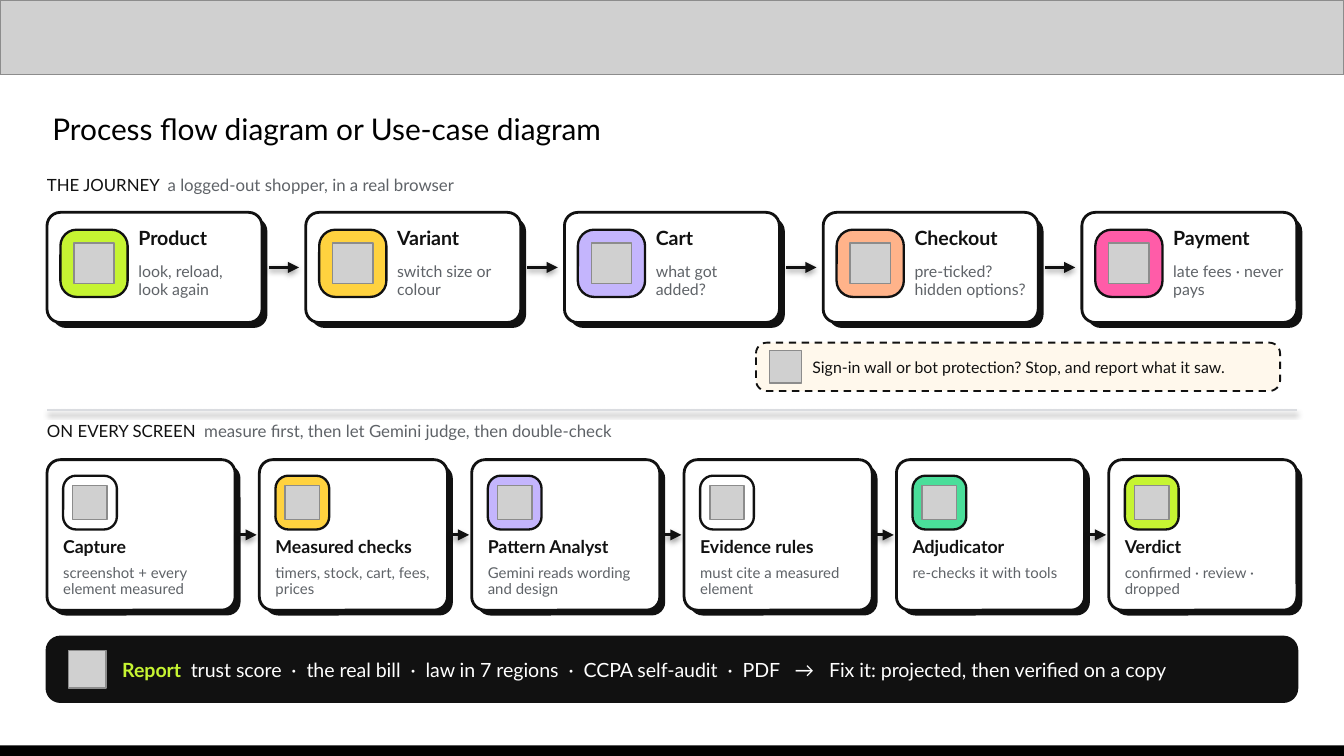
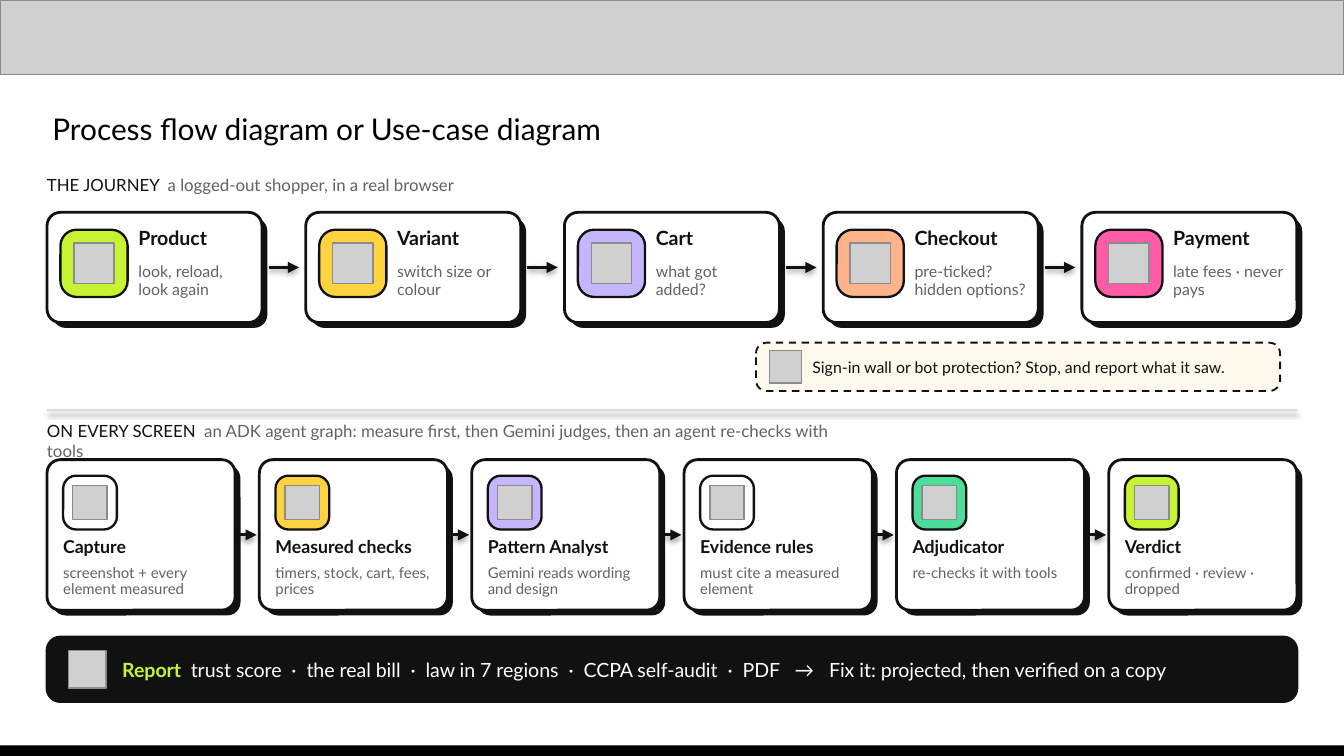
Before and after one commit to saubhagyaashish/shop-honest, a slide deck: slide 5 of Zero Context - Shop Honest - AI Builder Cup.pptx. Drawn at 1344x756 pixels with LibreOffice and Linux fonts; fonts in the diff are those of the drawing; grey boxes stand for pictures. Boxes give left, top, right and bottom in pixels: in the first picture for what was removed or moved away, otherwise in the second. Text is boxed around its words. In the diff, an @@ line names an element or a change of style, - is before the commit and + after.

```diff
--- a/Zero Context - Shop Honest - AI Builder Cup.pptx
+++ b/Zero Context - Shop Honest - AI Builder Cup.pptx
@@ text at [47, 424, 828, 461]: text changed @@
-ON EVERY SCREEN measure first, then let Gemini judge, then double-check
+ON EVERY SCREEN an ADK agent graph: measure first, then Gemini judges, then an agent re-checks with tools
```
Also in this commit, not shown: 5 other slides changed, 2 slides added, 1 slide removed.
